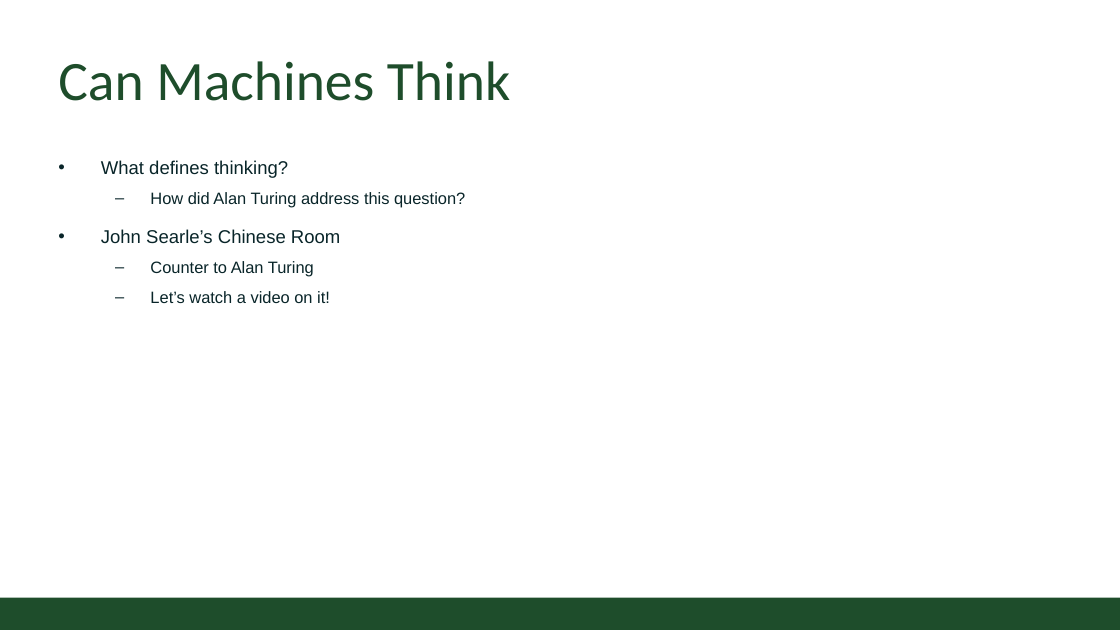
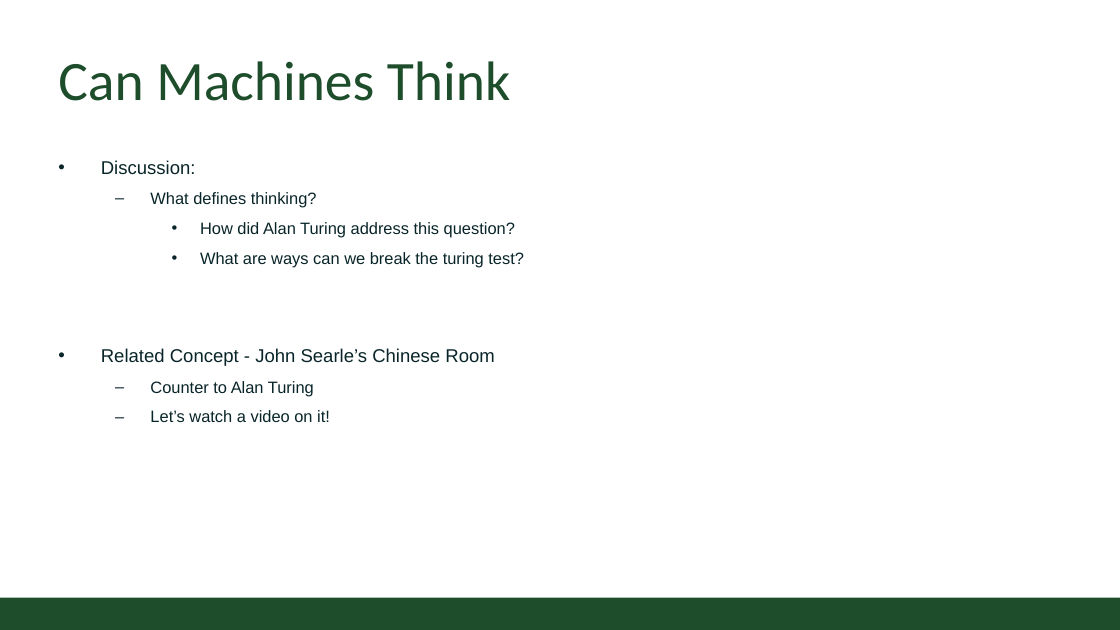
Before and after one commit to CSU-CS150/handouts, a slide deck: slide 2 of helpsessions/week2/strings.pptx. Drawn at 1120x630 pixels with LibreOffice and Linux fonts; fonts in the diff are those of the drawing; background and template pictures are left out. Boxes give left, top, right and bottom in pixels: in the first picture for what was removed or moved away, otherwise in the second. Text is boxed around its words. In the diff, an @@ line names an element or a change of style, - is before the commit and + after.

```diff
--- a/helpsessions/week2/strings.pptx
+++ b/helpsessions/week2/strings.pptx
@@ text at (101,160,196,174): paragraph added @@
+• Discussion:
@@ text at (150,192,515,238): size 18 to 16 pt in "What defines thinking?"; bullet • to –; list level 1 to 2 in "What defines thinking?"; bullet – to •; list level 2 to 3 in "How did Alan Turing address ..." @@
@@ text at (101,252,524,366): text changed @@
-• John Searle’s Chinese Room
+    • What are ways can we break the turing test?
+• Related Concept - John Searle’s Chinese Room
```
Also in this commit, not shown: 6 other files.
